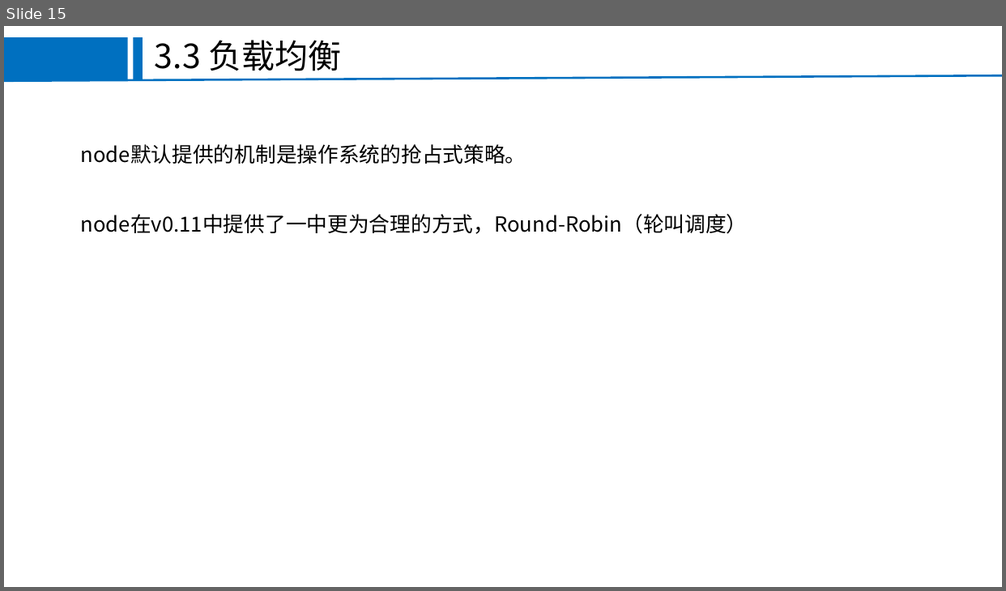
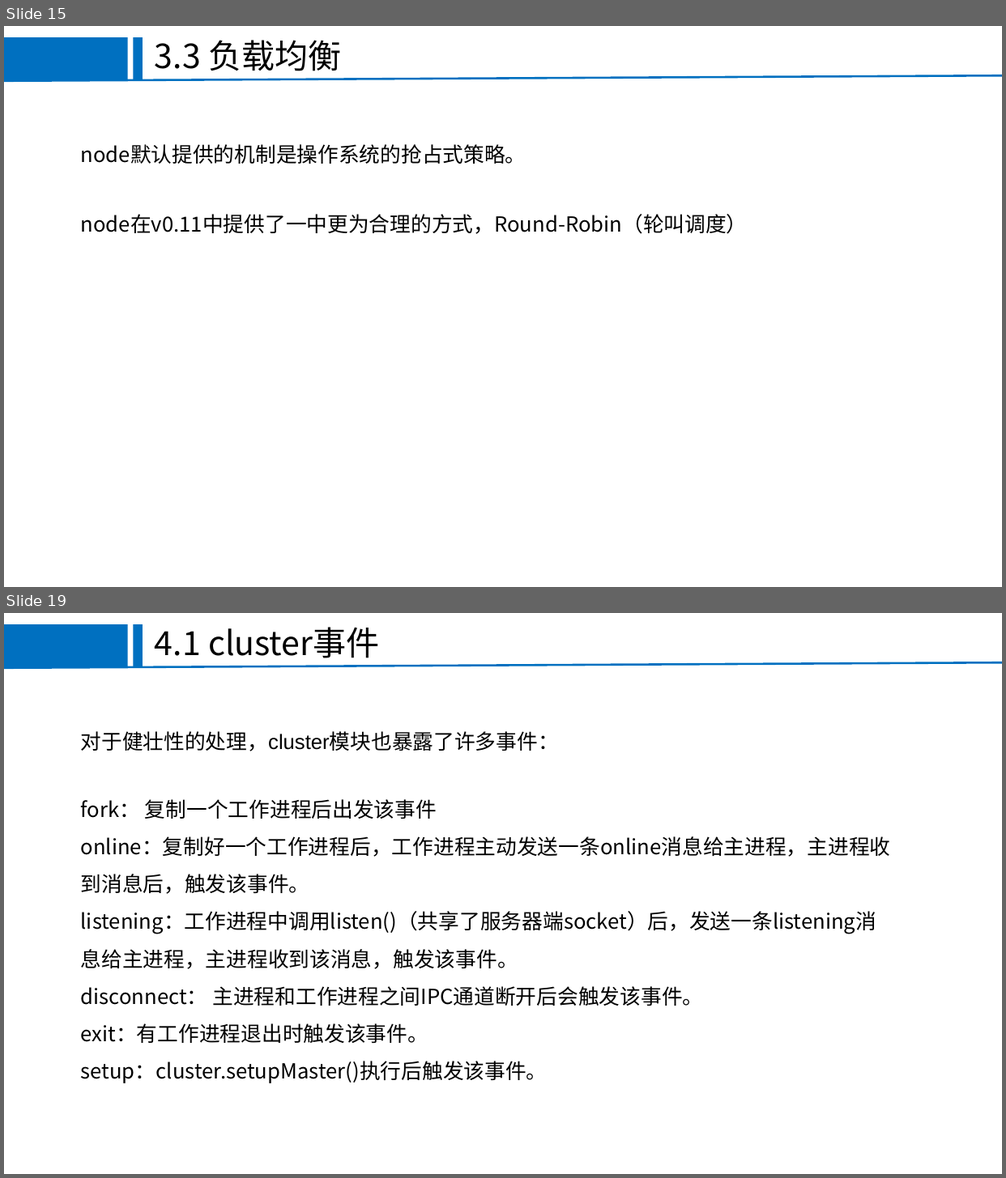
Before and after one commit to FEjohnny/demos, a slide deck: pm2/pm2.pptx. Shown one above the other, each under a label of ours: slide 15 before the commit, slides 15 and 19 after it; the slides between them are not shown. The pictures are 1006x591 and 1006x1178 pixels, drawn with LibreOffice and Linux fonts; fonts in the diff are those of the drawing; background and template pictures are left out. Boxes give left, top, right and bottom in pixels: in the first picture for what was removed or moved away, otherwise in the second. Text is boxed around its words. In the diff, an @@ line names an element or a change of style, - is before the commit and + after.

```diff
--- a/pm2/pm2.pptx
+++ b/pm2/pm2.pptx
@@ slide 19 added at (4,613,1002,1174), background #FFFFFF; not listed: 3 template elements that a slide beside it also shows @@
@@ text added at (155,627,380,658), 32 pt, text #000000 @@
+4.1 cluster事件
@@ text added at (81,731,559,752), 20 pt, text #000000 @@
+对于健壮性的处理，cluster模块也暴露了许多事件：
@@ text added at (81,799,891,1084), 20 pt, text #000000 @@
+fork： 复制一个工作进程后出发该事件
+online：复制好一个工作进程后，工作进程主动发送一条online消息给主进程，主进程收到消息后，触发该事件。
+listening：工作进程中调用listen()（共享了服务器端socket）后，发送一条listening消息给主进程，主进程收到该消息，触发该事件。
+disconnect： 主进程和工作进程之间IPC通道断开后会触发该事件。
+exit：有工作进程退出时触发该事件。
+setup：cluster.setupMaster()执行后触发该事件。
```
Also in this commit, not shown: 3 slides changed, 4 other slides added, 2 slides removed, 3 other files.
